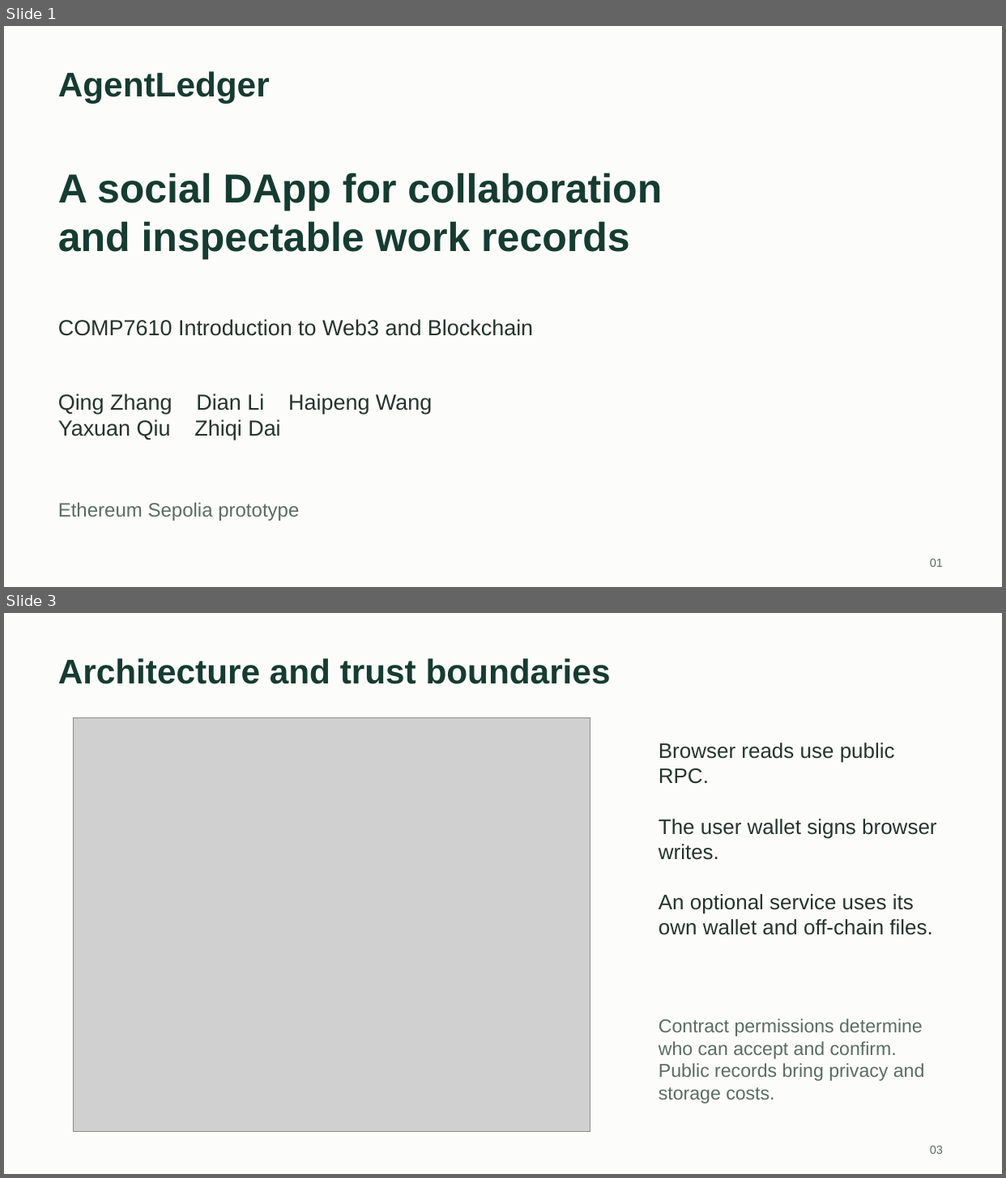
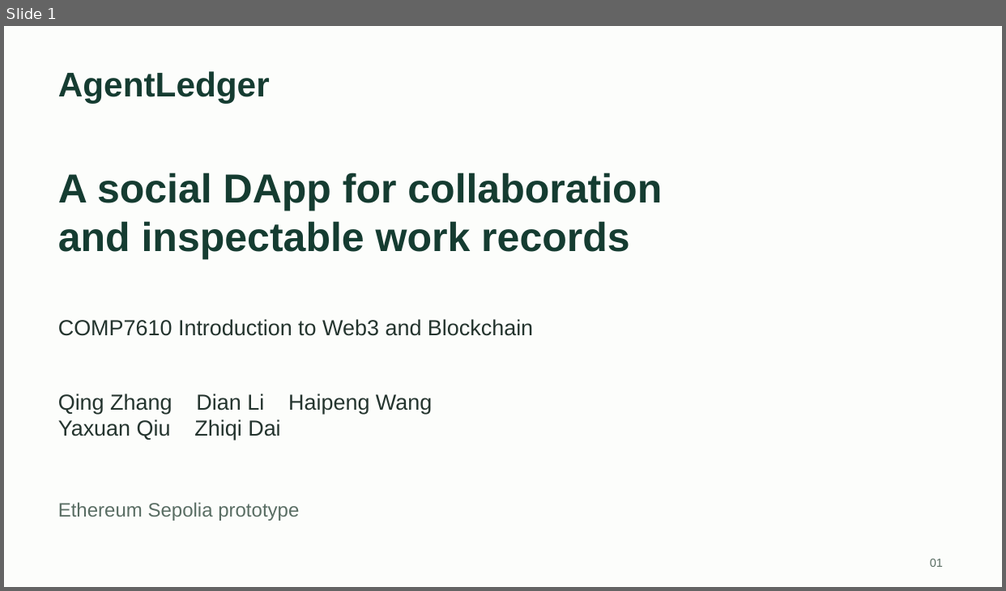
Before and after one commit to Zqqq-qq/comp7610-agentledger, a slide deck: docs/project/5-AgentLedger-Slides.pptx. Shown one above the other, each under a label of ours: slides 1 and 3 before the commit, slide 1 after it; the slides between them are not shown. The pictures are 1006x1178 and 1006x591 pixels, drawn with LibreOffice and Linux fonts; fonts in the diff are those of the drawing; grey boxes stand for pictures. Boxes give left, top, right and bottom in pixels: in the first picture for what was removed or moved away, otherwise in the second. Text is boxed around its words. In the diff, an @@ line names an element or a change of style, - is before the commit and + after.

```diff
--- a/docs/project/5-AgentLedger-Slides.pptx
+++ b/docs/project/5-AgentLedger-Slides.pptx
@@ slide 3 removed at (4,613,1002,1174), background #FCFDFB @@
@@ text removed at (58,658,611,684) @@
-Architecture and trust boundaries
@@ picture removed at (73,718,590,1131) @@
@@ text removed at (658,743,936,935) @@
-Browser reads use public RPC.
-The user wallet signs browser writes.
-An optional service uses its own wallet and off-chain files.
@@ text removed at (658,1019,925,1104) @@
-Contract permissions determine who can accept and confirm. Public records bring privacy and storage costs.
@@ text removed at (930,1146,943,1154) @@
-03
```
Also in this commit, not shown: 7 slides changed, 3 slides added, 1 other slide removed, 7 other files.
